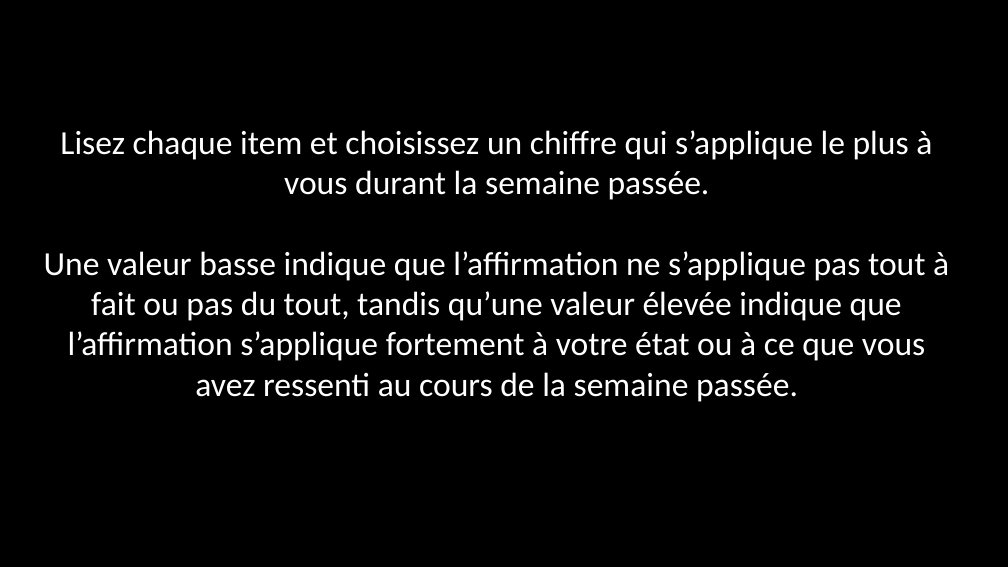
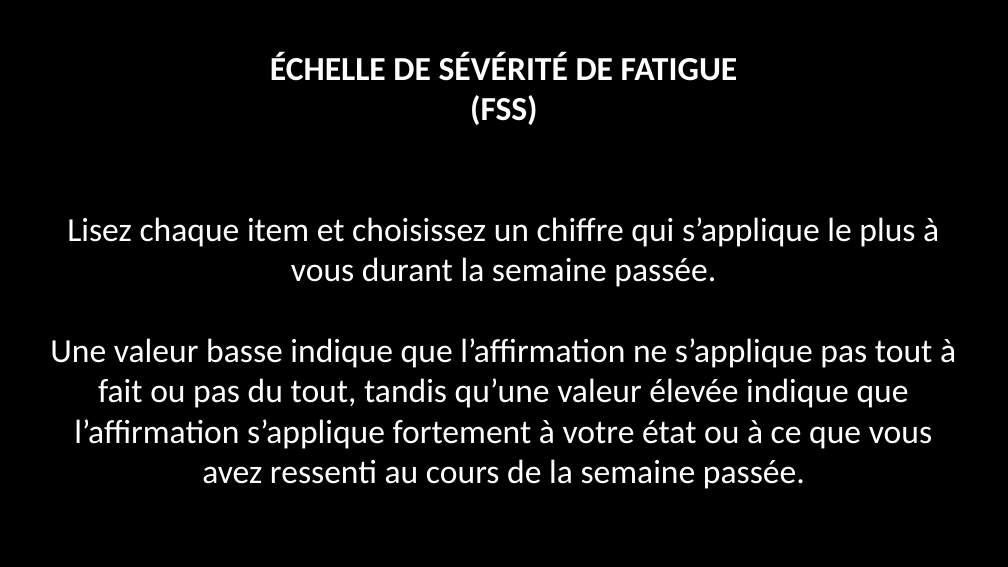
Before and after one commit to MBB-team/Misc, a slide deck: slide 1 of psychometric_scale/stuff/instructionsFSS.pptx. Drawn at 1008x567 pixels with LibreOffice and Linux fonts; fonts in the diff are those of the drawing. Boxes give left, top, right and bottom in pixels: in the first picture for what was removed or moved away, otherwise in the second. Text is boxed around its words. In the diff, an @@ line names an element or a change of style, - is before the commit and + after.

```diff
--- a/psychometric_scale/stuff/instructionsFSS.pptx
+++ b/psychometric_scale/stuff/instructionsFSS.pptx
@@ text "ÉCHELLE DE SÉVÉRITÉ DE FATIGUE" moved from (x1=44, y1=130, x2=949, y2=402) to (x1=50, y1=52, x2=956, y2=489) @@
@@ text at (x1=270, y1=52, x2=738, y2=125): paragraphs added @@
+ÉCHELLE DE SÉVÉRITÉ DE FATIGUE
+(FSS)
```
Also in this commit, not shown: 33 other files.
